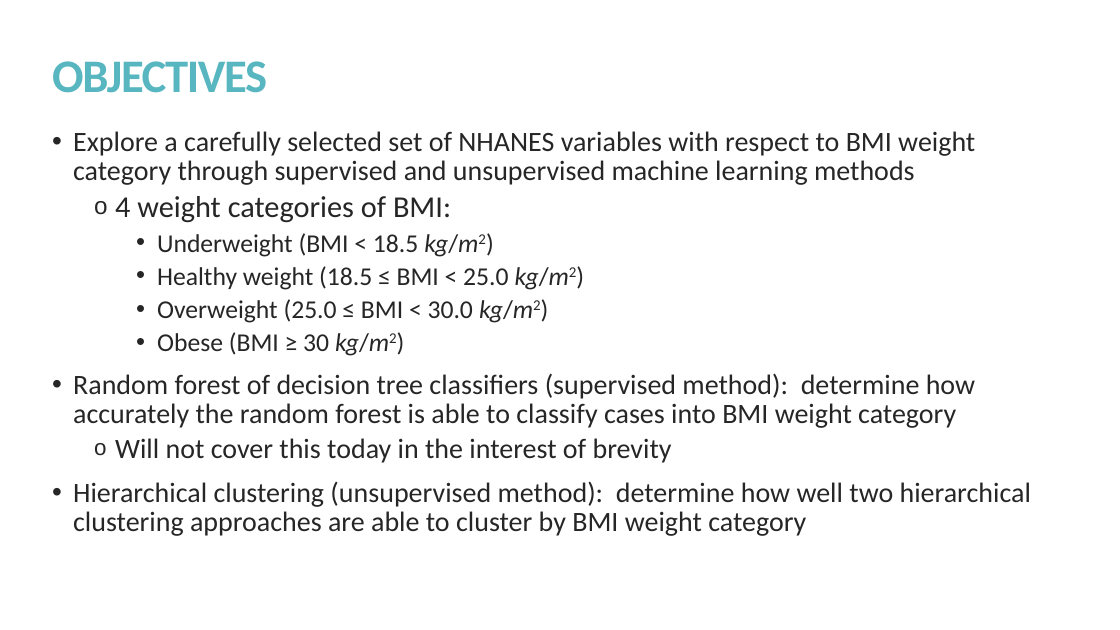
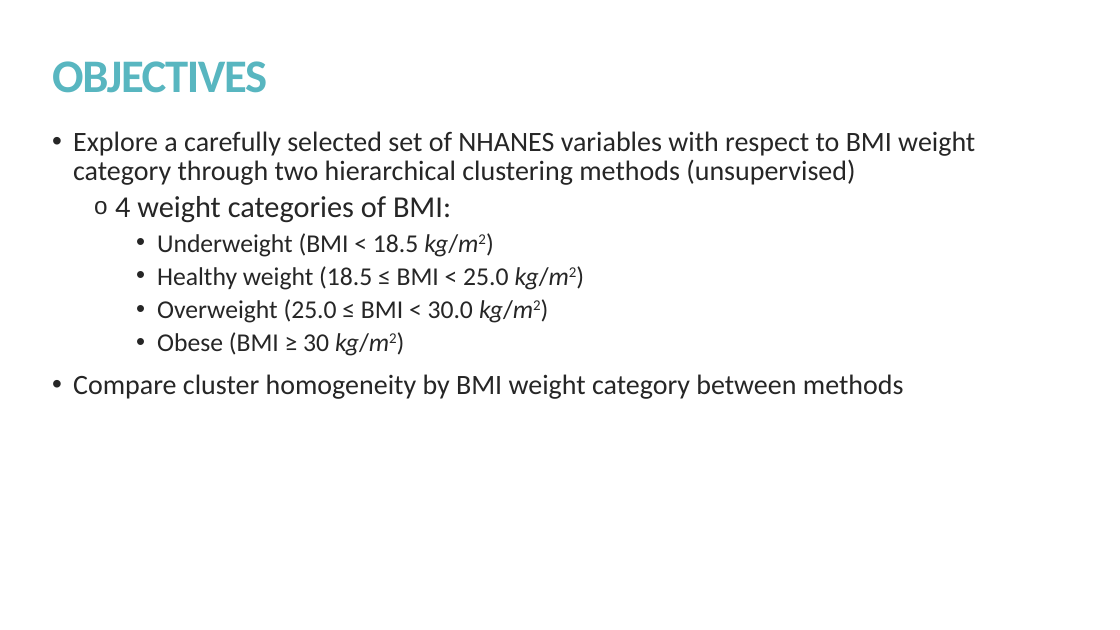
Before and after one commit to kmprioliPROF/CSC_8515_Final_Project, a slide deck: slide 4 of presentation/Prioli_presentation.pptx. Drawn at 1120x630 pixels with LibreOffice and Linux fonts; fonts in the diff are those of the drawing. Boxes give left, top, right and bottom in pixels: in the first picture for what was removed or moved away, otherwise in the second. Text is boxed around its words. In the diff, an @@ line names an element or a change of style, - is before the commit and + after.

```diff
--- a/presentation/Prioli_presentation.pptx
+++ b/presentation/Prioli_presentation.pptx
@@ text at [73, 131, 975, 185]: text changed @@
-• Explore a carefully selected set of NHANES variables with respect to BMI weight category through supervised and unsupervised machine learning methods
+• Explore a carefully selected set of NHANES variables with respect to BMI weight category through two hierarchical clustering methods (unsupervised)
@@ text at [73, 374, 904, 399]: text changed @@
-• Random forest of decision tree classifiers (supervised method): determine how accurately the random forest is able to classify cases into BMI weight category
-  o Will not cover this today in the interest of brevity
-• Hierarchical clustering (unsupervised method): determine how well two hierarchical clustering approaches are able to cluster by BMI weight category
+• Compare cluster homogeneity by BMI weight category between methods
```
Also in this commit, not shown: 8 other slides changed, 6 slides added, 4 slides removed, 1 other file.
